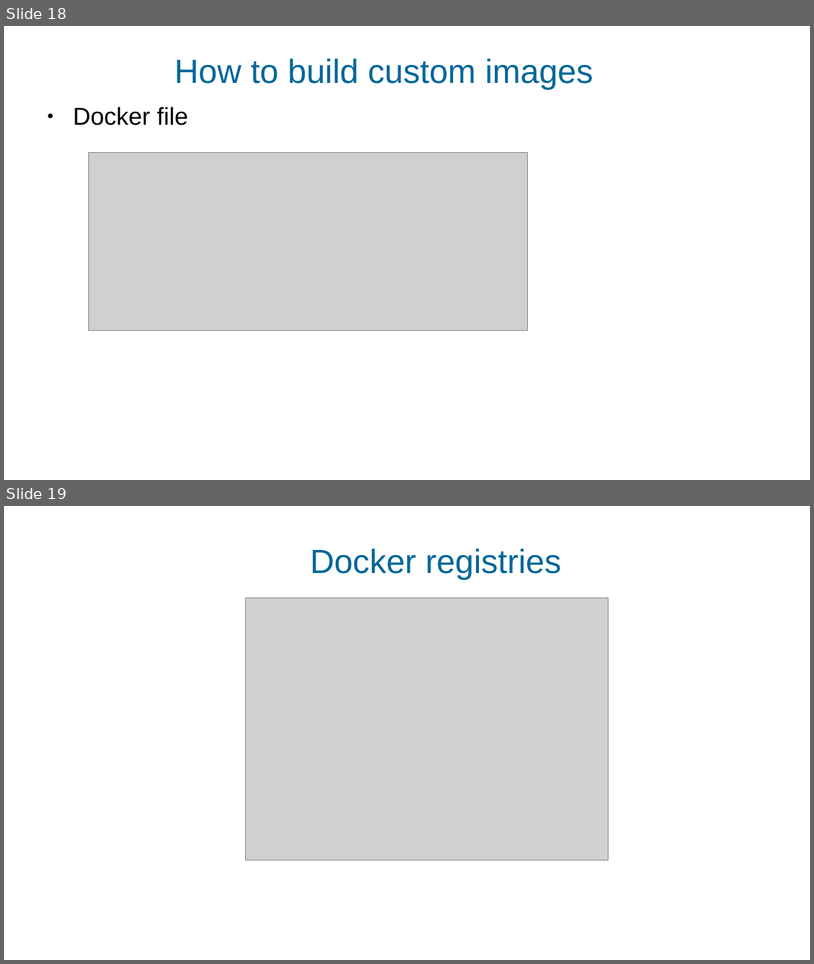
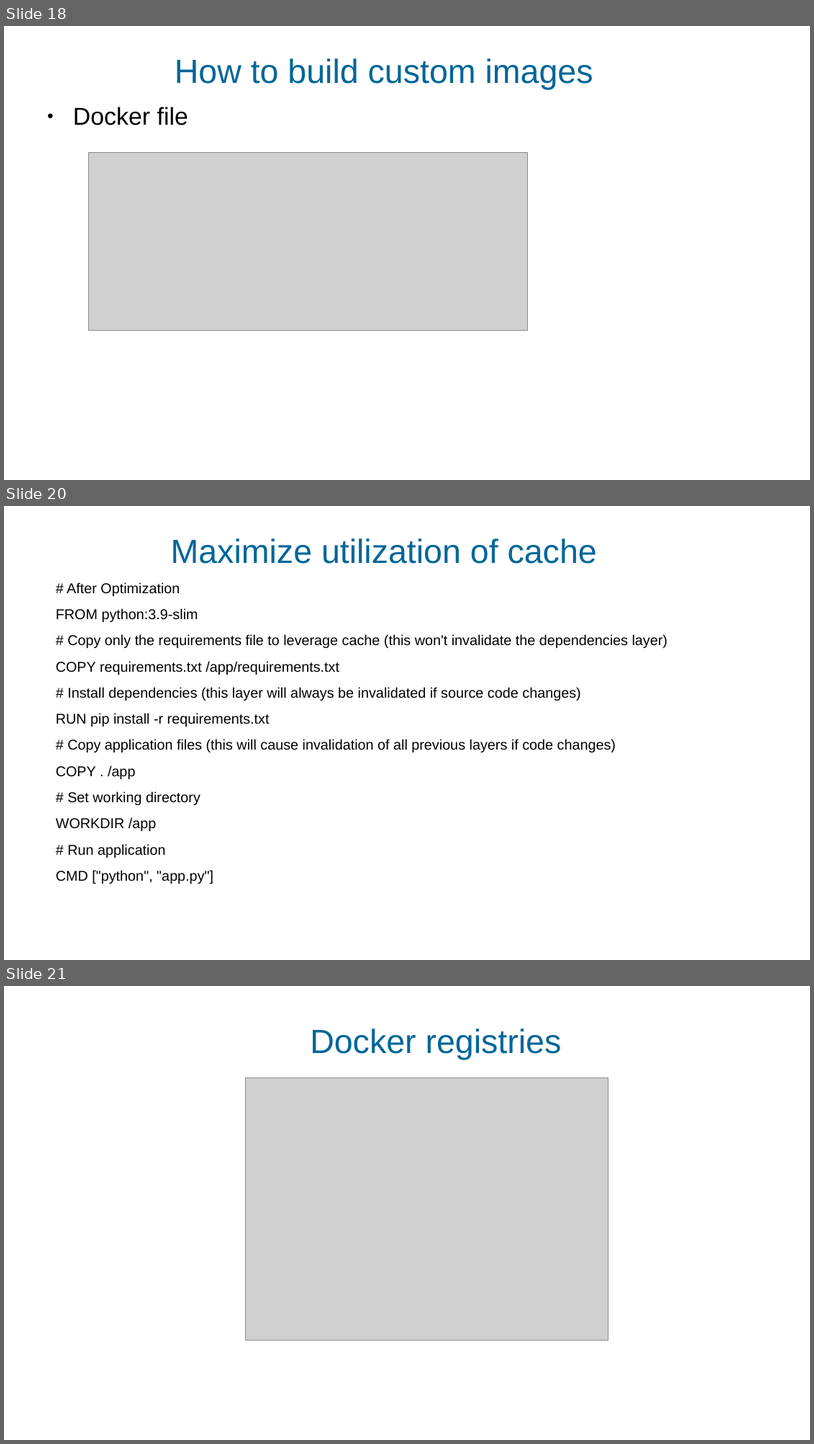
Before and after one commit to surjeetk/docs, a slide deck: Docker and K8s deck.pptx. Shown one above the other, each under a label of ours: slides 18 and 19 before the commit, slides 18, 20 and 21 after it; the slides between them are not shown. The pictures are 814x964 and 814x1444 pixels, drawn with LibreOffice and Linux fonts; fonts in the diff are those of the drawing; grey boxes stand for pictures; background and template pictures are left out. Boxes give left, top, right and bottom in pixels: in the first picture for what was removed or moved away, otherwise in the second. Text is boxed around its words. In the diff, an @@ line names an element or a change of style, - is before the commit and + after.

```diff
--- a/Docker and K8s deck.pptx
+++ b/Docker and K8s deck.pptx
@@ slide 20 added at bbox=[4, 506, 810, 960], background #FFFFFF @@
@@ text added at bbox=[171, 538, 597, 564], 33 pt, text #006699 @@
+Maximize utilization of cache
@@ text added at bbox=[56, 582, 668, 883], 14 pt, text #000000 @@
+# After Optimization
+FROM python:3.9-slim
+# Copy only the requirements file to leverage cache (this won't invalidate the dependencies layer)
+COPY requirements.txt /app/requirements.txt
+# Install dependencies (this layer will always be invalidated if source code changes)
+RUN pip install -r requirements.txt
+# Copy application files (this will cause invalidation of all previous layers if code changes)
+COPY . /app
+# Set working directory
+WORKDIR /app
+# Run application
+CMD ["python", "app.py"]
@@ what was slide 19 is now slide 21 @@
```
Also in this commit, not shown: 1 other slide added.
